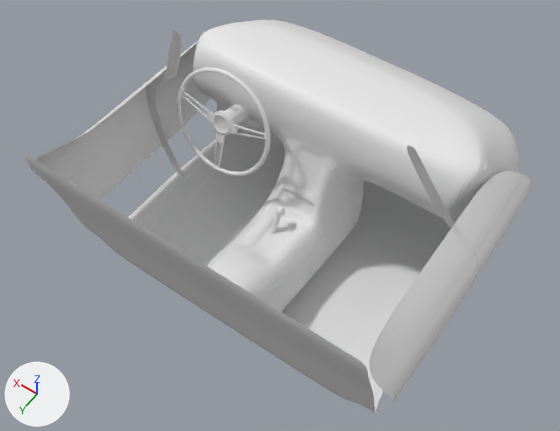
What one commit did to the Blender file corvette.blend.
Before and after are seen from a 50 mm camera at (-2.23, 2.87, 5.89) aimed at (-0.01, -0.24, 1.01). The lights are fixed; the arrows at lower left show +X, +Y and +Z.

The first picture shows 'Cylinder', 'Torus', 'body.001', 'door'.
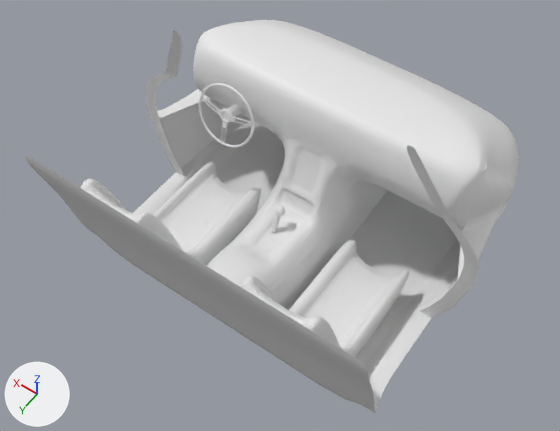
Boxes [x1, y1, x2, y2] around the edits, measured in the pictures (560 x 431 px):
'door', hidden
    before: [30, 40, 531, 407]
'body.002', added
    after: [80, 162, 409, 388]
'Torus', moved, rescaled (40% narrower, 40% shorter)
    before: [177, 67, 270, 176]
    after: [199, 83, 254, 148]
'Cylinder', moved, rescaled (41% narrower, 40% shorter)
    before: [182, 91, 266, 168]
    after: [202, 97, 251, 143]
part 1 of me_circle_003, built on
    after: [157, 89, 495, 293]
part 2 of me_circle_003, built on
    before: [278, 183, 364, 312]
    after: [253, 181, 387, 343]

The edits, one by one:
me_circle_003 has 264 vertices, 205 faces, 13 loose edges and spans x 0.0..1.58, y -2.38..0.87, z 0.28..2.41.
me_circle_003 is used by ob_body_001; location (0.0, 0.0, 0.0).
Verts and faces of me_circle_003; kept vertices keep their numbers, new ones are numbered from 264.
Before the commit, vertices of me_circle_003: 0 (1.4, -2.38, 0.4), 1 (1.37, -2.01, 0.4), 3 (1.49, -0.48, 0.68), 4 (1.57, -0.48, 1.04), 7 (1.35, -0.48, 0.4).
Before the commit, vertices of me_circle_003: 34 (1.39, -1.17, 0.68), 35 (1.46, -1.3, 1.04), 36 (1.32, -1.03, 0.4), 41 (1.46, -0.48, 1.04), 149 (1.26, -0.96, 1.05).
Before the commit, vertices of me_circle_003: 151 (0.33, -0.96, 1.05), 205 (0.33, -1.01, 1.01), 206 (0.35, -0.87, 0.79), 209 (0.35, -1.01, 0.42), 210 (0.35, -0.87, 0.42).
Before the commit, vertices of me_circle_003: 211 (0.35, -0.67, 0.42), 212 (0.32, 0.56, 0.4).
Part 1, on me_circle_003:
Vertices deleted: 0 (with the faces that use them).
New faces: (3, 34, 36, 7), (3, 4, 35, 34), (4, 41, 149, 35).
Part 2, on me_circle_003:
Vertices deleted: 209 (with the faces that use them).
Vertex 210 moves to (0.35, -0.87, 0.31).
Vertex 212 moves to (0.32, 0.56, 0.29).
Vertex 211 moves to (0.35, -0.67, 0.3).
New vertex 264 is at (0.35, -1.01, 0.31).
New vertex 265 is at (0.33, -1.64, 1.05).
New vertex 266 is at (0.33, -1.69, 1.01).
New vertex 267 is at (0.35, -1.69, 0.31).
New faces: (205, 264, 210, 206), (205, 266, 267, 264), (151, 265, 266, 205).
Mesh me_circle_002 is new.
It has 100 vertices, 98 faces and spans x 0.41..1.06, y -0.67..0.87, z 0.29..1.7.
Object 'Torus' (ob_torus) moves from (0.73, -0.481, 1.411) to (0.762, -0.57, 1.404).
Object 'Torus' (ob_torus) is rescaled from (1.0, 1.0, 1.0) to (0.6, 0.6, 0.6).
Object 'door' (ob_door) is now hidden.
Object 'body.002' (ob_body_002) is new; it shows me_circle_002.
Its location is (0.0, 0.0, 0.0).
It gains a MIRROR modifier named 'Mirror'.
It gains a SUBSURF modifier named 'Subdivision'.
Modifier setting: levels = 3.
